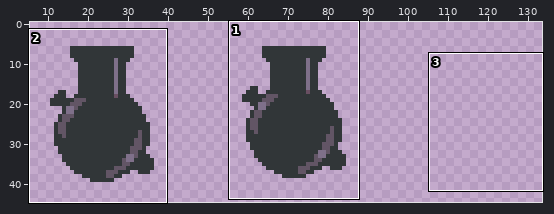
A sprite sheet gets an edit: characters/player/blowtorch.png. Above: a wide view before the commit, with the close-up outlined.
Close-up. As it was:
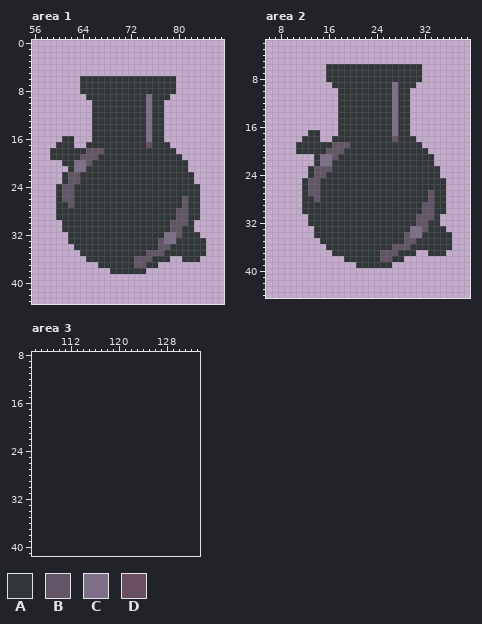
The file is 96x50 pixels. Shown: area 1: x 56..87, y 0..43; area 2: x 6..39, y 2..44; area 3: x 106..133, y 8..41. The old version is drawn lined up with the new one, on the new canvas. The wide view leaves out empty margins.
Palette (. is transparent): A #313638  B #625565  C #7f708a  D #694f62
After:
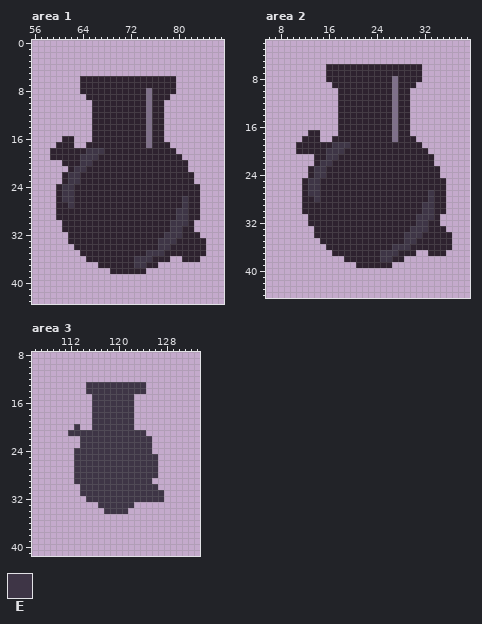
Colours new in this view: E #3e3546
Change:
canvas 96x50 -> 144x50
@@ palette @@
-A #313638
+A #2e222f
--- area 1
@@ x 73..77 @@
  7 AAAAA
- 8 AAAAA
+ 8 AACAA
  9 AACAA
@@ x 56..87 @@
 16 .....AA...AAAAAAAAACAA..........
-17 ....AAA..AAAAAAAAAADAAA.........
-18 ...AAAAAABBBAAAAAAAAAAAA........
-19 ...AAAAABBBAAAAAAAAAAAAAA.......
-20 .....AACCBAAAAAAAAAAAAAAAA......
-21 ......ACCAAAAAAAAAAAAAAAAA......
-22 .....ABBAAAAAAAAAAAAAAAAAAA.....
-23 .....ABBAAAAAAAAAAAAAAAAAAA.....
-24 ....ABBAAAAAAAAAAAAAAAAAAAAA....
-25 ....ABBAAAAAAAAAAAAAAAAAAAAA....
-26 ....ABBAAAAAAAAAAAAAAAAAABAA....
-27 ....AABAAAAAAAAAAAAAAAAAABAA....
-28 ....AAAAAAAAAAAAAAAAAAAABBAA....
-29 ....AAAAAAAAAAAAAAAAAAAABBAA....
-30 .....AAAAAAAAAAAAAAAAAABBBA.....
-31 .....AAAAAAAAAAAAAAAAAABBAA.....
-32 ......AAAAAAAAAAAAAAAACCBAAA....
-33 ......AAAAAAAAAAAAAAABCCAAAAA...
-34 .......AAAAAAAAAAAAAABBAAAAAA...
-35 ........AAAAAAAAAAABBBAAAAAAA...
-36 .........AAAAAAAABBBAAA..AAA....
-37 ...........AAAAAABBAA...........
+17 ....AAA..AAAAAAAAAACAAA.........
+18 ...AAAAAAEEEAAAAAAAAAAAA........
+19 ...AAAAAEEEAAAAAAAAAAAAAA.......
+20 .....AAAEEAAAAAAAAAAAAAAAA......
+21 ......AEEAAAAAAAAAAAAAAAAA......
+22 .....AEEAAAAAAAAAAAAAAAAAAA.....
+23 .....AEEAAAAAAAAAAAAAAAAAAA.....
+24 ....AEEAAAAAAAAAAAAAAAAAAAAA....
+25 ....AEEAAAAAAAAAAAAAAAAAAAAA....
+26 ....AEEAAAAAAAAAAAAAAAAAAEAA....
+27 ....AAEAAAAAAAAAAAAAAAAAAEAA....
+28 ....AAAAAAAAAAAAAAAAAAAAEEAA....
+29 ....AAAAAAAAAAAAAAAAAAAAEEAA....
+30 .....AAAAAAAAAAAAAAAAAAEEEA.....
+31 .....AAAAAAAAAAAAAAAAAAEEAA.....
+32 ......AAAAAAAAAAAAAAAAEEEAAA....
+33 ......AAAAAAAAAAAAAAAEEEAAAAA...
+34 .......AAAAAAAAAAAAAAEEAAAAAA...
+35 ........AAAAAAAAAAAEEEAAAAAAA...
+36 .........AAAAAAAAEEEAAA..AAA....
+37 ...........AAAAAAEEAA...........
 38 .............AAAAAA.............
--- area 2
@@ x 25..29 @@
  7 AAAAA
- 8 AAAAA
+ 8 AACAA
  9 AACAA
@@ x 6..39 @@
 17 .......AA...AAAAAAAAACAA..........
-18 ......AAA..AAAAAAAAAADAAA.........
-19 .....AAAAAABBBAAAAAAAAAAAA........
-20 .....AAAAABBBAAAAAAAAAAAAAA.......
-21 ........ACCBAAAAAAAAAAAAAAAA......
-22 ........ACCAAAAAAAAAAAAAAAAA......
-23 .......ABBBAAAAAAAAAAAAAAAAAA.....
-24 .......ABBAAAAAAAAAAAAAAAAAAA.....
-25 ......ABBAAAAAAAAAAAAAAAAAAAAA....
-26 ......ABBAAAAAAAAAAAAAAAAAAAAA....
-27 ......ABBAAAAAAAAAAAAAAAAAABAA....
-28 ......AABAAAAAAAAAAAAAAAAAABAA....
-29 ......AAAAAAAAAAAAAAAAAAAABBAA....
-30 ......AAAAAAAAAAAAAAAAAAAABBAA....
-31 .......AAAAAAAAAAAAAAAAAABBBA.....
-32 .......AAAAAAAAAAAAAAAAAABBAA.....
-33 ........AAAAAAAAAAAAAAAACCBAAA....
-34 ........AAAAAAAAAAAAAAABCCAAAAA...
-35 .........AAAAAAAAAAAAAABBAAAAAA...
-36 ..........AAAAAAAAAAABBBAAAAAAA...
-37 ...........AAAAAAAABBBAAA..AAA....
-38 .............AAAAAABBAA...........
+18 ......AAA..AAAAAAAAAACAAA.........
+19 .....AAAAAAEEEAAAAAAAAAAAA........
+20 .....AAAAAEEEAAAAAAAAAAAAAA.......
+21 ........AAEEAAAAAAAAAAAAAAAA......
+22 ........AEEAAAAAAAAAAAAAAAAA......
+23 .......AEEAAAAAAAAAAAAAAAAAAA.....
+24 .......AEEAAAAAAAAAAAAAAAAAAA.....
+25 ......AEEAAAAAAAAAAAAAAAAAAAAA....
+26 ......AEEAAAAAAAAAAAAAAAAAAAAA....
+27 ......AEEAAAAAAAAAAAAAAAAAAEAA....
+28 ......AAEAAAAAAAAAAAAAAAAAAEAA....
+29 ......AAAAAAAAAAAAAAAAAAAAEEAA....
+30 ......AAAAAAAAAAAAAAAAAAAAEEAA....
+31 .......AAAAAAAAAAAAAAAAAAEEEA.....
+32 .......AAAAAAAAAAAAAAAAAAEEAA.....
+33 ........AAAAAAAAAAAAAAAAEEEAAA....
+34 ........AAAAAAAAAAAAAAAEEEAAAAA...
+35 .........AAAAAAAAAAAAAAEEAAAAAA...
+36 ..........AAAAAAAAAAAEEEAAAAAAA...
+37 ...........AAAAAAAAEEEAAA..AAA....
+38 .............AAAAAAEEAA...........
 39 ...............AAAAAA.............
--- area 3
@@ x 106..133 @@
 12 ............................
-13 ............................
-14 ............................
-15 ............................
-16 ............................
-17 ............................
-18 ............................
-19 ............................
-20 ............................
-21 ............................
-22 ............................
-23 ............................
-24 ............................
-25 ............................
-26 ............................
-27 ............................
-28 ............................
-29 ............................
-30 ............................
-31 ............................
-32 ............................
-33 ............................
-34 ............................
+13 .........EEEEEEEEEE.........
+14 .........EEEEEEEEEE.........
+15 ..........EEEEEEE...........
+16 ..........EEEEEEE...........
+17 ..........EEEEEEE...........
+18 ..........EEEEEEE...........
+19 ..........EEEEEEE...........
+20 .......E..EEEEEEE...........
+21 ......EEEEEEEEEEEEE.........
+22 ........EEEEEEEEEEEE........
+23 ........EEEEEEEEEEEE........
+24 .......EEEEEEEEEEEEE........
+25 .......EEEEEEEEEEEEEE.......
+26 .......EEEEEEEEEEEEEE.......
+27 .......EEEEEEEEEEEEEE.......
+28 .......EEEEEEEEEEEEEE.......
+29 .......EEEEEEEEEEEEE........
+30 ........EEEEEEEEEEEEE.......
+31 ........EEEEEEEEEEEEEE......
+32 .........EEEEEEEEEEEEE......
+33 ...........EEEEEE...........
+34 ............EEEE............
 35 ............................
Where, in picture pixels (left, top, right, bottom), the same in both close-ups:
changed: (50, 76, 206, 274)
changed: (296, 64, 452, 268)
added: (68, 382, 164, 514)
